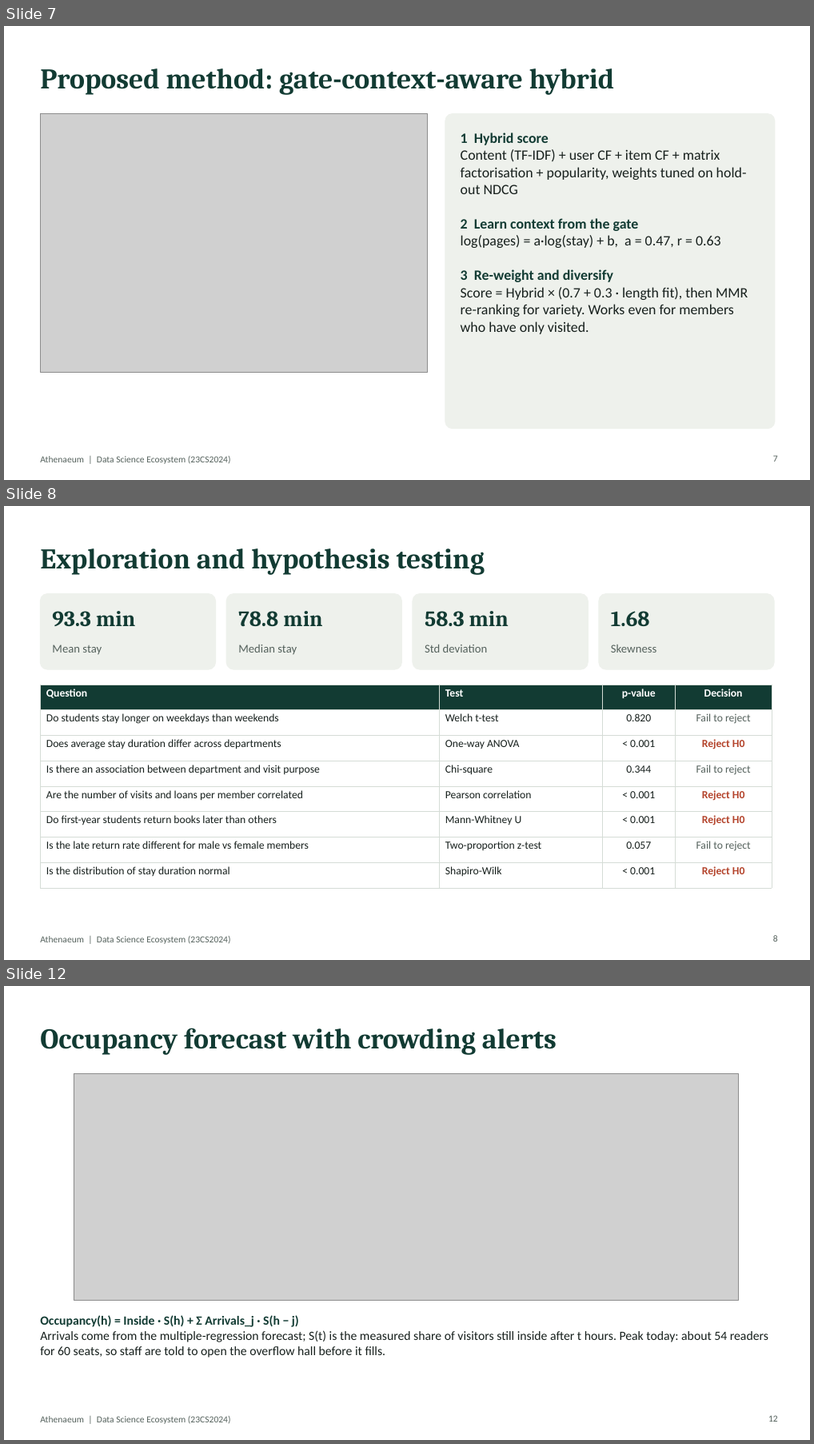
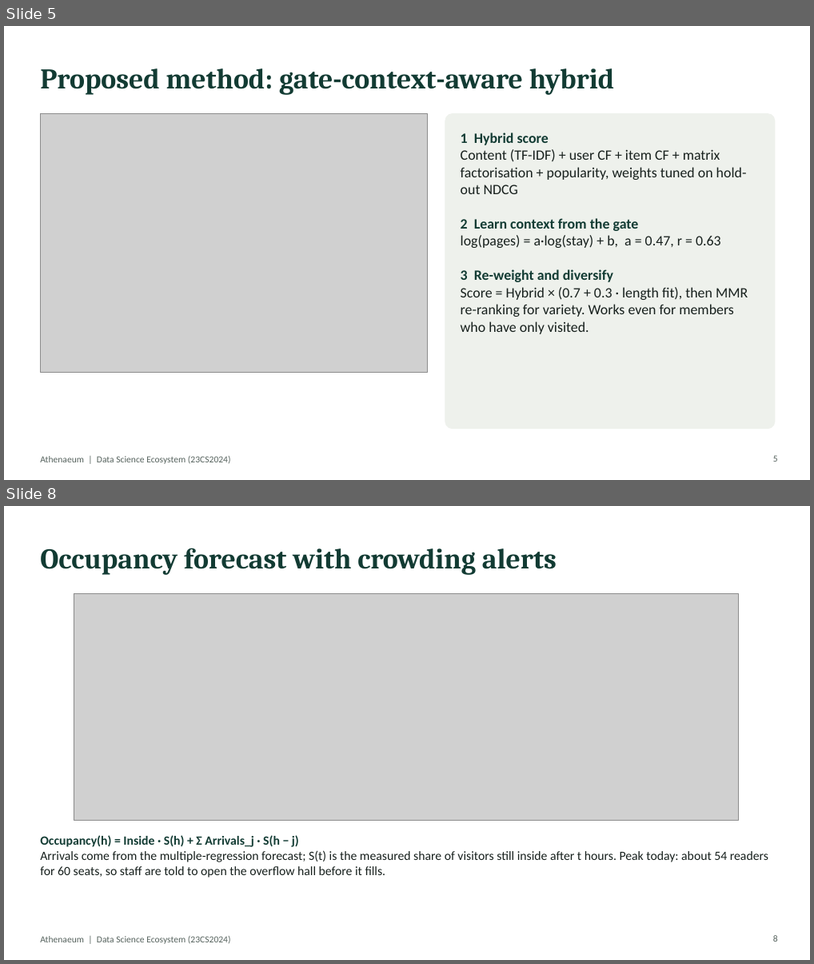
Before and after one commit to sandeepmk2006/Libray-managment-with-book-recommendation, a slide deck: docs/Athenaeum_Presentation.pptx. Shown one above the other, each under a label of ours: slides 7, 8 and 12 before the commit, slides 5 and 8 after it; the slides between them are not shown. The pictures are 814x1444 and 814x964 pixels, drawn with LibreOffice and Linux fonts; fonts in the diff are those of the drawing; grey boxes stand for pictures. Boxes give left, top, right and bottom in pixels: in the first picture for what was removed or moved away, otherwise in the second. Text is boxed around its words. In the diff, an @@ line names an element or a change of style, - is before the commit and + after.

```diff
--- a/docs/Athenaeum_Presentation.pptx
+++ b/docs/Athenaeum_Presentation.pptx
@@ slide 8 removed at (4, 506, 810, 960), background #FFFFFF; not listed: 1 template element that a slide beside it also shows @@
@@ title removed at (40, 548, 485, 575) @@
-Exploration and hypothesis testing
@@ rounded rectangle removed at (40, 594, 216, 669) @@
@@ rounded rectangle removed at (226, 594, 402, 669) @@
@@ rounded rectangle removed at (413, 594, 588, 669) @@
@@ rounded rectangle removed at (599, 594, 774, 669) @@
@@ text removed at (52, 611, 135, 627) @@
-93.3 min
@@ text removed at (238, 611, 322, 626) @@
-78.8 min
@@ text removed at (425, 611, 509, 627) @@
-58.3 min
@@ text removed at (611, 611, 650, 626) @@
-1.68
@@ text removed at (52, 644, 102, 655) @@
-Mean stay
@@ text removed at (238, 644, 297, 655) @@
-Median stay
@@ text removed at (425, 644, 488, 652) @@
-Std deviation
@@ text removed at (611, 644, 657, 652) @@
-Skewness
@@ table removed at (40, 684, 772, 880), 8 rows, 4 columns @@
-Question | Test | p-value | Decision
-Do students stay longer on weekdays than weekends | Welch t-test | 0.820 | Fail to reject
-Does average stay duration differ across departments | One-way ANOVA | < 0.001 | Reject H0
-Is there an association between department and visit purpose | Chi-square | 0.344 | Fail to reject
-Are the number of visits and loans per member correlated | Pearson correlation | < 0.001 | Reject H0
-Do first-year students return books later than others | Mann-Whitney U | < 0.001 | Reject H0
-Is the late return rate different for male vs female members | Two-proportion z-test | 0.057 | Fail to reject
-Is the distribution of stay duration normal | Shapiro-Wilk | < 0.001 | Reject H0
@@ page number removed at (774, 935, 778, 941) @@
-8
@@ what was slide 7 is now slide 5 @@
@@ page number at (774, 455, 778, 461): text changed @@
-7
+5
@@ what was slide 12 is now slide 8 @@
@@ page number at (774, 935, 778, 941): text changed @@
-12
+8
```
Also in this commit, not shown: 3 slides changed, 6 other slides removed, 18 other files.
